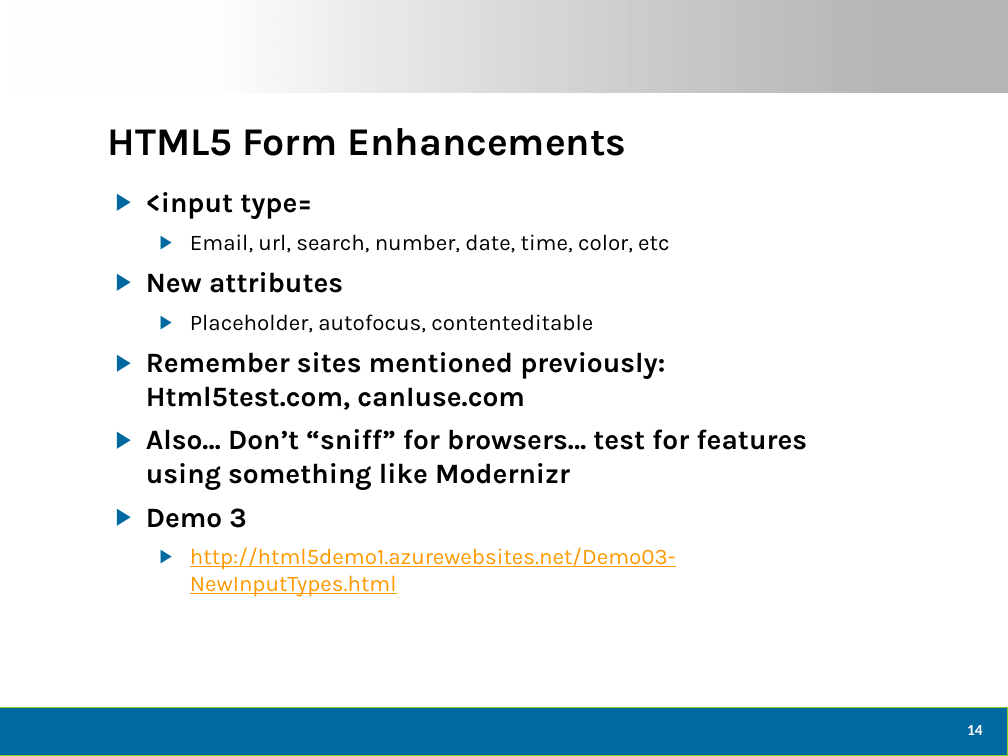
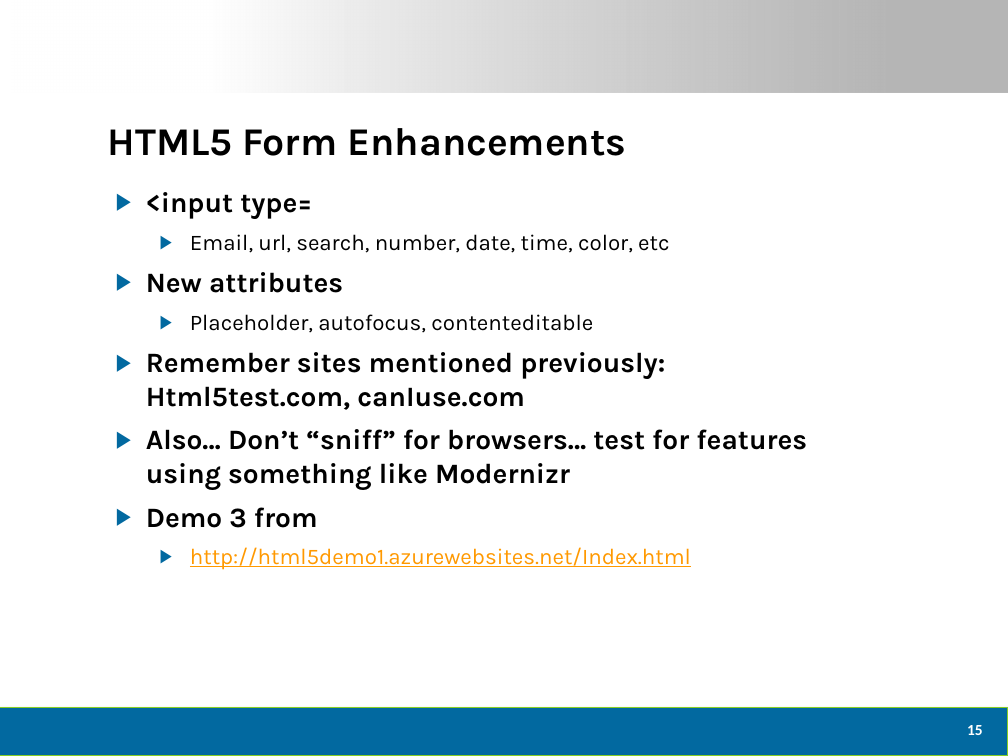
Before and after one commit to dtomyn/HTML5Demo1, a slide deck: slide 16 of Docs/2012 - Live360 Event Review (NEWER).pptx (slide 15 before the commit). Drawn at 1008x756 pixels with LibreOffice and Linux fonts; fonts in the diff are those of the drawing; background and template pictures are left out. Boxes give left, top, right and bottom in pixels: in the first picture for what was removed or moved away, otherwise in the second. Text is boxed around its words. In the diff, an @@ line names an element or a change of style, - is before the commit and + after.

```diff
--- a/Docs/2012 - Live360 Event Review (NEWER).pptx
+++ b/Docs/2012 - Live360 Event Review (NEWER).pptx
@@ text at (x1=146, y1=507, x2=691, y2=570): text changed @@
-▶ Demo 3
-  ▶ http://html5demo1.azurewebsites.net/Demo03-NewInputTypes.html
+▶ Demo 3 from
+  ▶ http://html5demo1.azurewebsites.net/Index.html
@@ page number at (x1=967, y1=725, x2=983, y2=735): text changed @@
-14
+15
```
Also in this commit, not shown: 10 other slides changed, 1 slide added, 2 slides removed, 5 other files.
